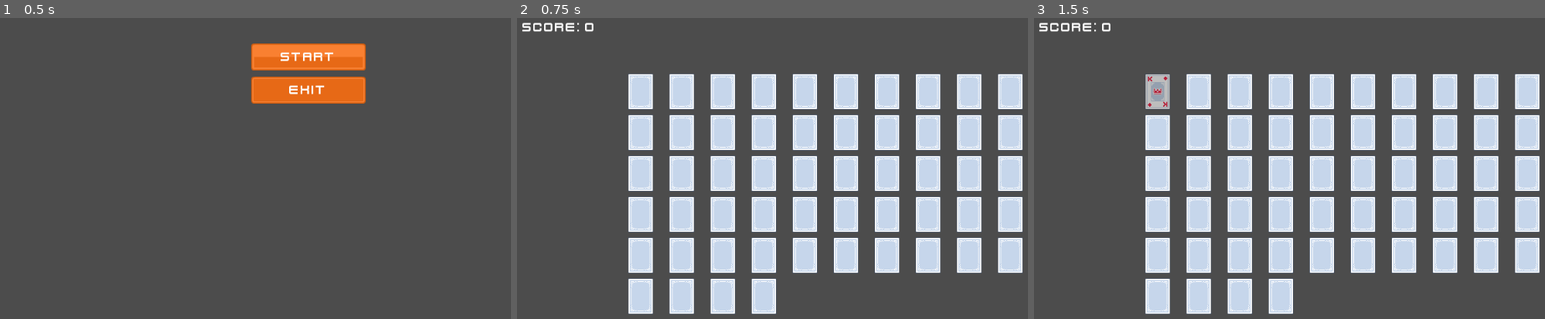
Above: before the commit, frames 1-3 (left to right).
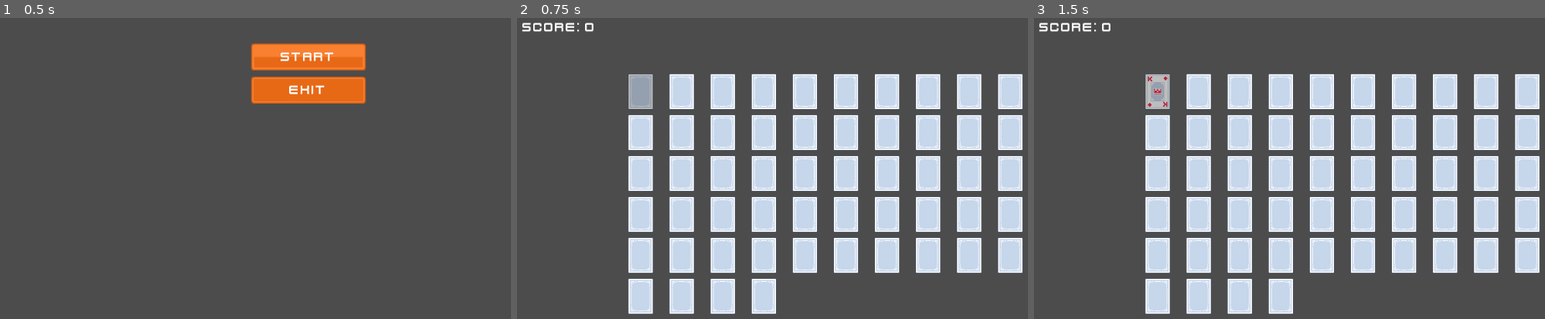
Above: after the commit, the same moments.

Repository: sakkaku-dev/memory-card
Game: Godot game, scene res://scenes/Game.tscn
The game is run twice, just before and just after one commit, with the same random seed, the same clock (stepped at 60 frames per second) and the same inputs.
Inputs (mouse positions are in pixels of both pictures, inside the frame that each line leads up to):
- Up to frame 1 (0.5 s): no input
- Up to frame 2 (0.75 s): click "Start" at 0.5 s
- Up to frame 3 (1.5 s): click (1156, 90) at 1.25 s

Frame 1 is identical in both runs. In frame 2, 0.6% of the frame differs, in the area x 21-27%, y 18-31%; in frame 3, nothing differs.

Commit message:
Add focus for grid

Diff:
--- a/assets/poker-cards/PokerCard.gd
+++ b/assets/poker-cards/PokerCard.gd
@@ -1,5 +1,5 @@
 tool
-extends FocusButton
+extends TextureButton
 
 class_name PokerCard
 
@@ -56,12 +56,12 @@
 
 
 func on_enter():
-	if show_back:
-		modulate = Color.gray
+	modulate = Color.gray
 
 
 func on_exit():
 	modulate = Color.white
+
 
 func _on_PokerCard_mouse_entered():
 	on_enter()
@@ -69,3 +69,11 @@
 
 func _on_PokerCard_mouse_exited():
 	on_exit()
+
+
+func _on_PokerCard_focus_entered():
+	on_enter()
+
+
+func _on_PokerCard_focus_exited():
+	on_exit()
--- a/assets/poker-cards/PokerCard.tscn
+++ b/assets/poker-cards/PokerCard.tscn
@@ -9,5 +9,7 @@
 __meta__ = {
 "_edit_use_anchors_": false
 }
+[connection signal="focus_entered" from="." to="." method="_on_PokerCard_focus_entered"]
+[connection signal="focus_exited" from="." to="." method="_on_PokerCard_focus_exited"]
 [connection signal="mouse_entered" from="." to="." method="_on_PokerCard_mouse_entered"]
 [connection signal="mouse_exited" from="." to="." method="_on_PokerCard_mouse_exited"]
--- a/project.godot
+++ b/project.godot
@@ -44,7 +44,7 @@
 "language": "GDScript",
 "path": "res://scripts/input/PlayerInput.gd"
 }, {
-"base": "FocusButton",
+"base": "TextureButton",
 "class": "PokerCard",
 "language": "GDScript",
 "path": "res://assets/poker-cards/PokerCard.gd"
--- /dev/null
+++ b/scenes/FocusableGrid.gd
@@ -0,0 +1,5 @@
+extends GridContainer
+
+func focus_first():
+	if get_child_count() > 0:
+		get_child(0).grab_focus()
--- a/scenes/MemoryCardGrid.gd
+++ b/scenes/MemoryCardGrid.gd
@@ -17,6 +17,7 @@
 	for card in cards:
 		grid.add_child(card)
 
+	grid.focus_first()
 
 
 func _create_card_scenes() -> Array:
@@ -44,7 +45,7 @@
 
 
 func _on_card_click(card: PokerCard):
-	if _max_revealed_cards():
+	if _max_revealed_cards() or not card.show_back:
 		return
 
 	card.show_back = false
--- a/scenes/MemoryCardGrid.tscn
+++ b/scenes/MemoryCardGrid.tscn
@@ -1,6 +1,7 @@
-[gd_scene load_steps=2 format=2]
+[gd_scene load_steps=3 format=2]
 
 [ext_resource path="res://scenes/MemoryCardGrid.gd" type="Script" id=1]
+[ext_resource path="res://scenes/FocusableGrid.gd" type="Script" id=2]
 
 [node name="MemoryCardGame" type="CenterContainer"]
 anchor_right = 1.0
@@ -16,6 +17,7 @@
 margin_right = 512.0
 margin_bottom = 300.0
 columns = 10
+script = ExtResource( 2 )
 
 [node name="RevealedTimer" type="Timer" parent="."]
 wait_time = 0.5
--- a/scenes/ui/Button.gd
+++ b/scenes/ui/Button.gd
@@ -1,5 +1,5 @@
 tool
-extends FocusButton
+extends TextureButton
 
 export var label := "Test"
 
